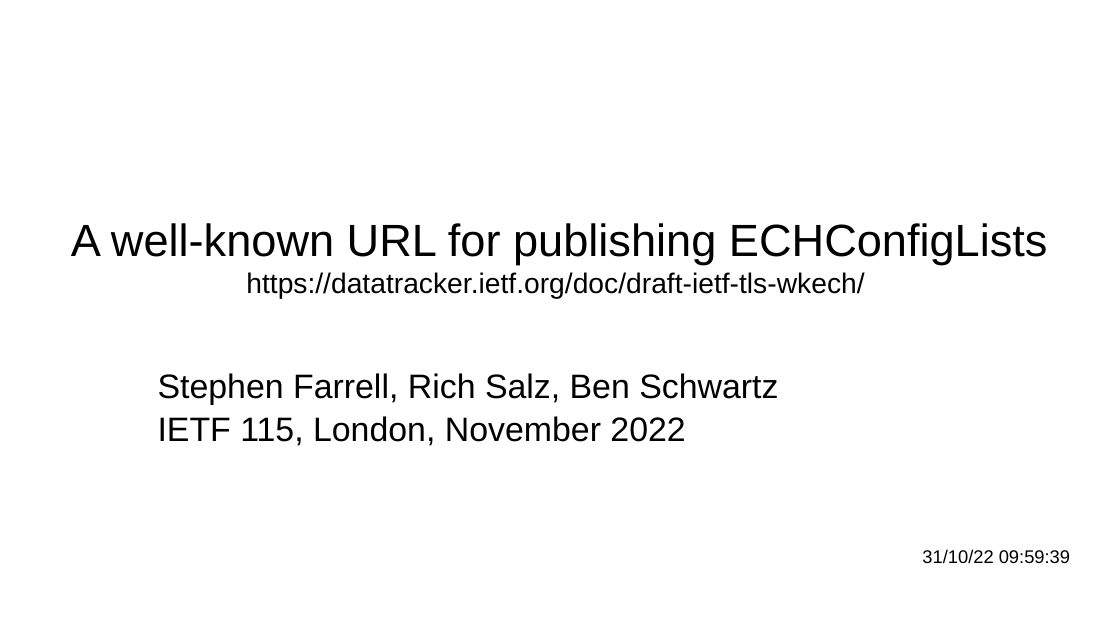
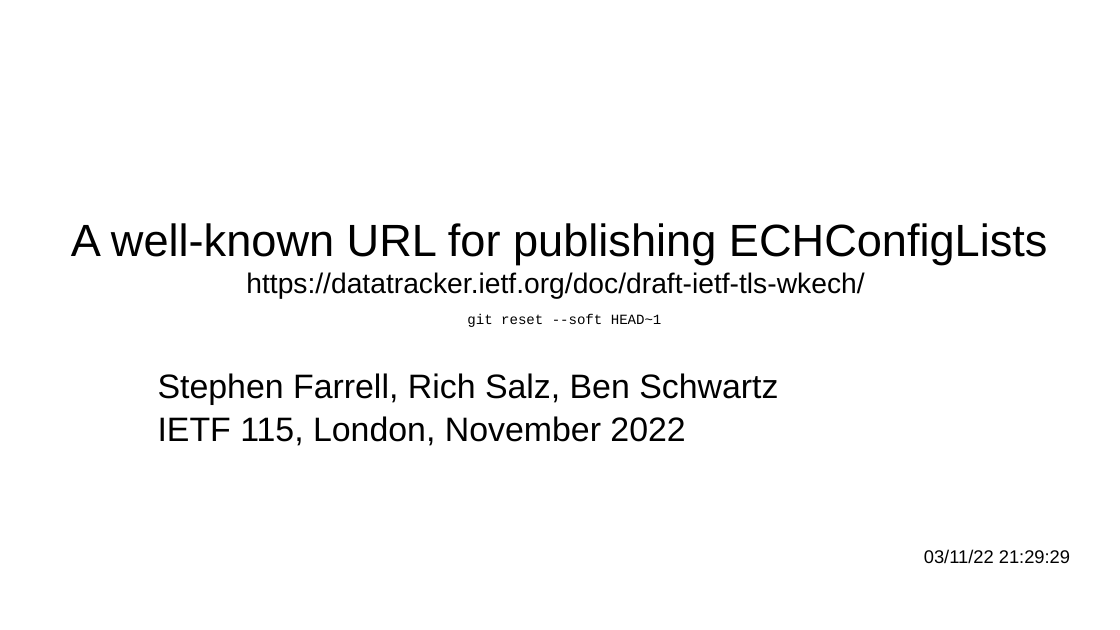
Before and after one commit to sftcd/wkesni, a slide deck: slide 1 of wkech-115-slides.odp. Drawn at 1120x630 pixels with LibreOffice and Linux fonts; fonts in the diff are those of the drawing. Boxes give left, top, right and bottom in pixels: in the first picture for what was removed or moved away, otherwise in the second. Text is boxed around its words. In the diff, an @@ line names an element or a change of style, - is before the commit and + after.

```diff
--- a/wkech-115-slides.odp
+++ b/wkech-115-slides.odp
@@ text added at [467, 314, 662, 327], 10 pt, text #000000 @@
+git reset --soft HEAD~1
@@ text at [924, 549, 1070, 564]: text changed @@
-31/10/22 09:59:39
+03/11/22 21:29:29
```
Also in this commit, not shown: 2 other slides changed, 1 slide added, 1 other file.
